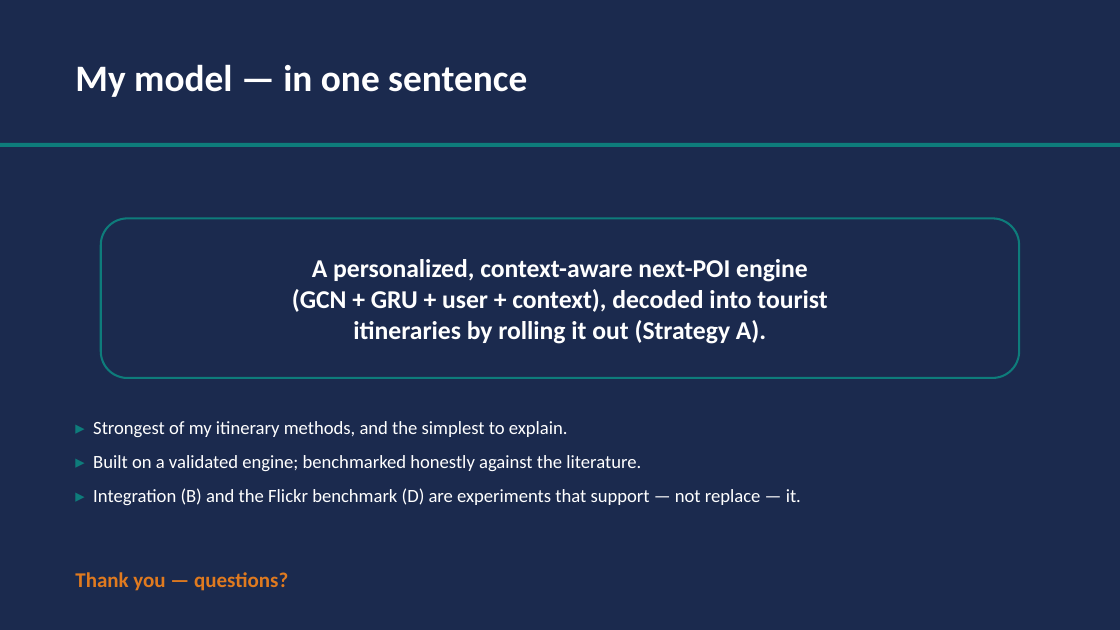
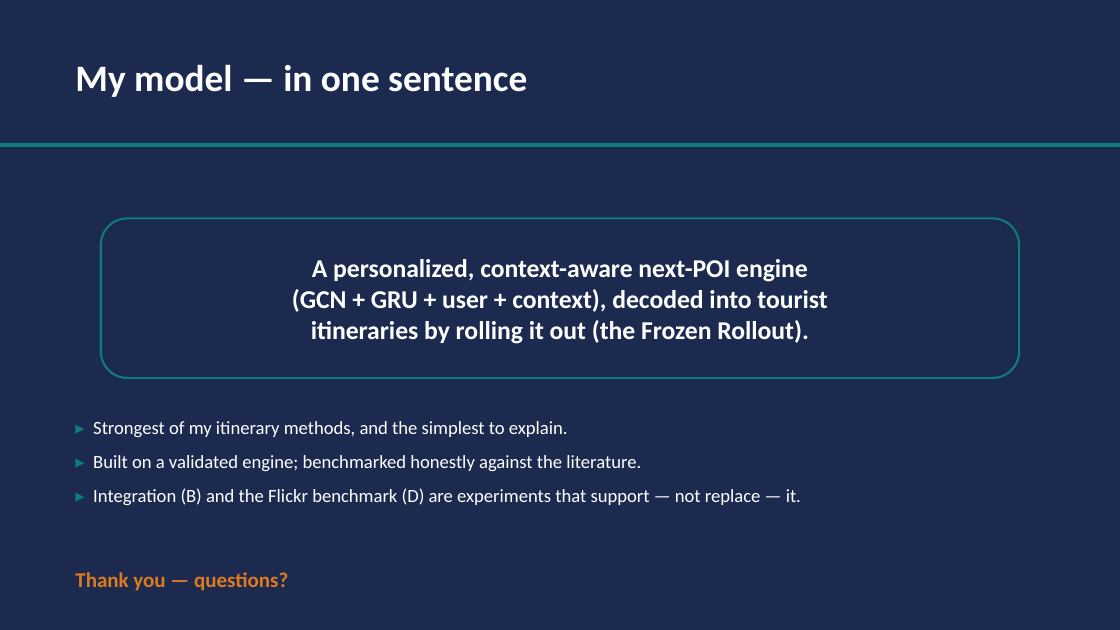
Before and after one commit to 6ym6n/PFE_IMPLEMTATION, a slide deck: slide 15 of presentation/strategy_d/model_slides.pptx. Drawn at 1120x630 pixels with LibreOffice and Linux fonts; fonts in the diff are those of the drawing. Boxes give left, top, right and bottom in pixels: in the first picture for what was removed or moved away, otherwise in the second. Text is boxed around its words. In the diff, an @@ line names an element or a change of style, - is before the commit and + after.

```diff
--- a/presentation/strategy_d/model_slides.pptx
+++ b/presentation/strategy_d/model_slides.pptx
@@ text in rounded rectangle at bbox=[311, 320, 809, 344]: text changed @@
-itineraries by rolling it out (Strategy A).
+itineraries by rolling it out (the Frozen Rollout).
```
Also in this commit, not shown: 7 other slides changed, 3 other files.
